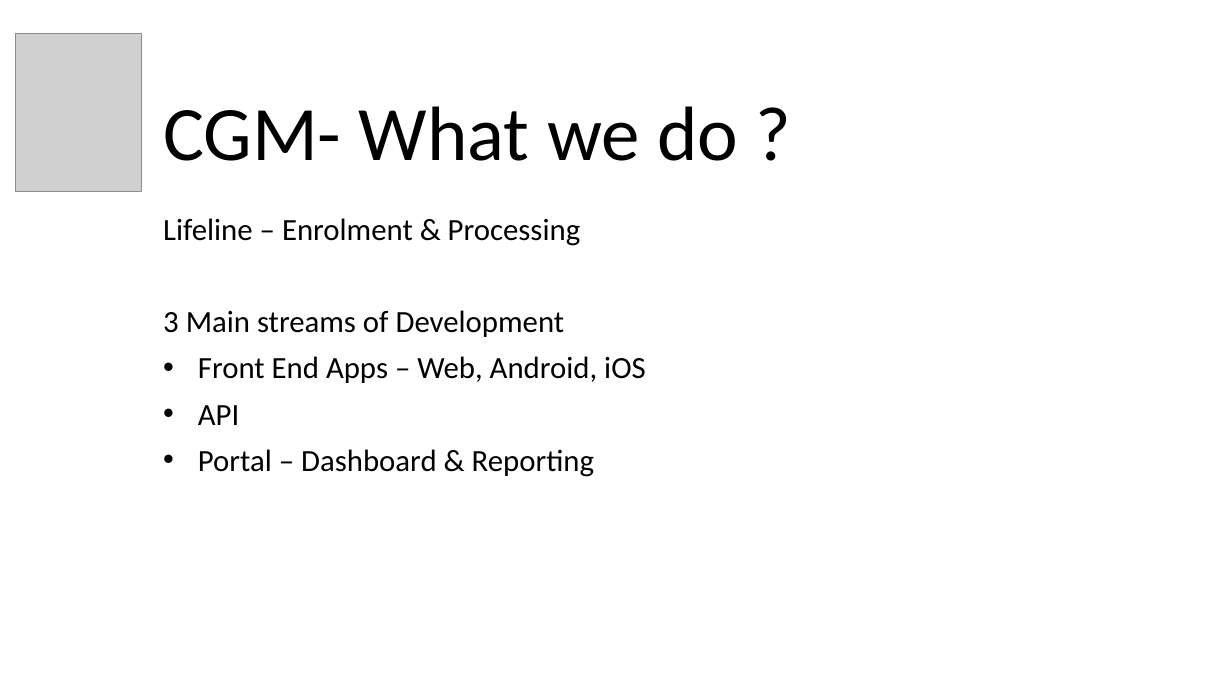
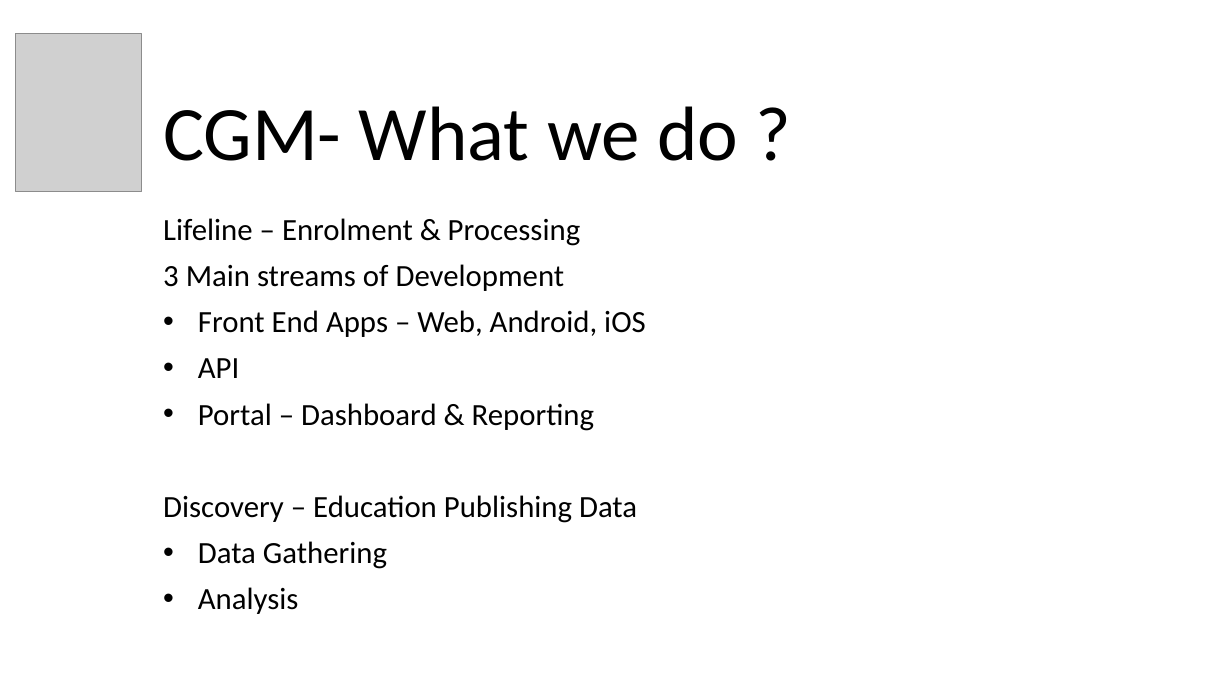
Before and after one commit to wit-hdip-comp-sci-2018/june-onsite-src, a slide deck: slide 3 of topic-01-industry-talks/talk-01-cgm/cgm.pptx. Drawn at 1232x693 pixels with LibreOffice and Linux fonts; fonts in the diff are those of the drawing; grey boxes stand for pictures. Boxes give left, top, right and bottom in pixels: in the first picture for what was removed or moved away, otherwise in the second. Text is boxed around its words. In the diff, an @@ line names an element or a change of style, - is before the commit and + after.

```diff
--- a/topic-01-industry-talks/talk-01-cgm/cgm.pptx
+++ b/topic-01-industry-talks/talk-01-cgm/cgm.pptx
@@ subtitle at box(163, 495, 637, 614): paragraphs added @@
+Discovery – Education Publishing Data
+• Data Gathering
+• Analysis
```
Also in this commit, not shown: 2 other slides changed, 5 other files.
